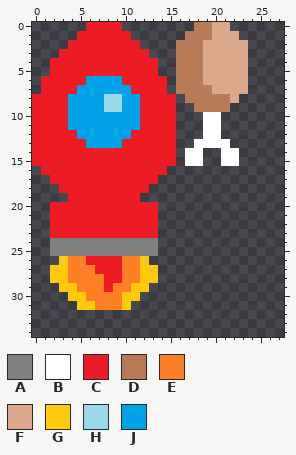
Two versions of one sprite sheet, assets.png. Above: the version before the commit.
The file is 64x64 pixels. Shown: x 0..27, y 0..34. The old version is drawn lined up with the new one, on the new canvas.
Palette (. is transparent): A #7f7f7f  B #ffffff  C #ed1c24  D #b97a57  E #ff7f27  F #dba88c  G #ffc90e  H #99d9ea  J #00a2e8
Pixels before, first column x 0:
 0 ......CCCC........DDFF..
 1 .....CCCCCC......DDDFFF.
 2 ....CCCCCCCC....DDDFFFFF
 3 ...CCCCCCCCCC...DDDFFFFF
 4 ..CCCCCCCCCCCC..DDDFFFFF
 5 ..CCCCCCCCCCCC..DDDFFFFF
 6 .CCCCCJJJJCCCCC.DDDFFFFF
 7 .CCCCJJJJJJCCCC.DDDDFFFF
 8 CCCCJJJJHHJJCCCC.DDDDDF.
 9 CCCCJJJJHHJJCCCC..DDDD..
10 CCCCJJJJJJJJCCCC...BB...
11 CCCCJJJJJJJJCCCC...BB...
12 CCCCCJJJJJJCCCCC...BB...
13 CCCCCCJJJJCCCCCC..BBBB..
14 CCCCCCCCCCCCCCCC.BB..BB.
15 CCCCCCCCCCCCCCCC.BB..BB.
16 .CCCCCCCCCCCCCC.........
17 ..CCCCCCCCCCCC..........
18 ...CCCCCCCCCC...........
19 ....CCCCCCCC............
20 ..CCCCCCCCCCCC..........
21 ..CCCCCCCCCCCC..........
22 ..CCCCCCCCCCCC..........
23 ..CCCCCCCCCCCC..........
24 ..AAAAAAAAAAAA..........
25 ..AAAAAAAAAAAA..........
26 ...GEECCCCEEG...........
27 ..GGEEECCCEEGG..........
28 ..GGEEEECCEEGG..........
29 ...GGEEECEEGG...........
30 ....GGEEEEGG............
31 .....GGEEEG.............
Now the later version:
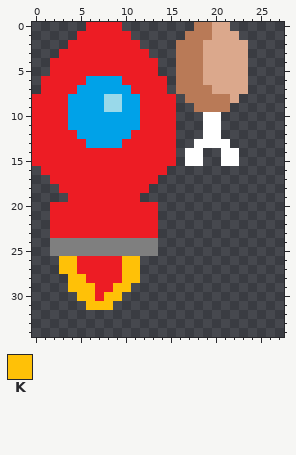
Colours new in this view: K #ffc107
What changed:
canvas 64x64 -> 128x128
The author changed colour E to colour C in row 26 at x 5; in row 27 at x 5 to 6; in row 28 at x 6 to 7; in rows 29 to 30 at x 7.
The author changed colour E to colour K in rows 26 to 27 at x 4 and 10 to 11; in row 28 at x 4 to 5 and 10 to 11; in row 29 at x 5 to 6 and 9 to 10; in row 30 at x 6 and 8 to 9; in row 31 at x 7 to 8.
The author changed colour G to colour K in rows 26 to 27 at x 3; in row 29 at x 4; in row 30 at x 5; in row 31 at x 6.
The author cleared colour E in row 31 at x 9.
The author cleared colour G in row 26 at x 12; in row 27 at x 2 and 12 to 13; in row 28 at x 2 to 3 and 12 to 13; in row 29 at x 3 and 11 to 12; in row 30 at x 4 and 10 to 11; in row 31 at x 5 and 10.
Where, in picture pixels (left, top, right, bottom), the same in both pictures:
changed: (50, 256, 158, 310)
